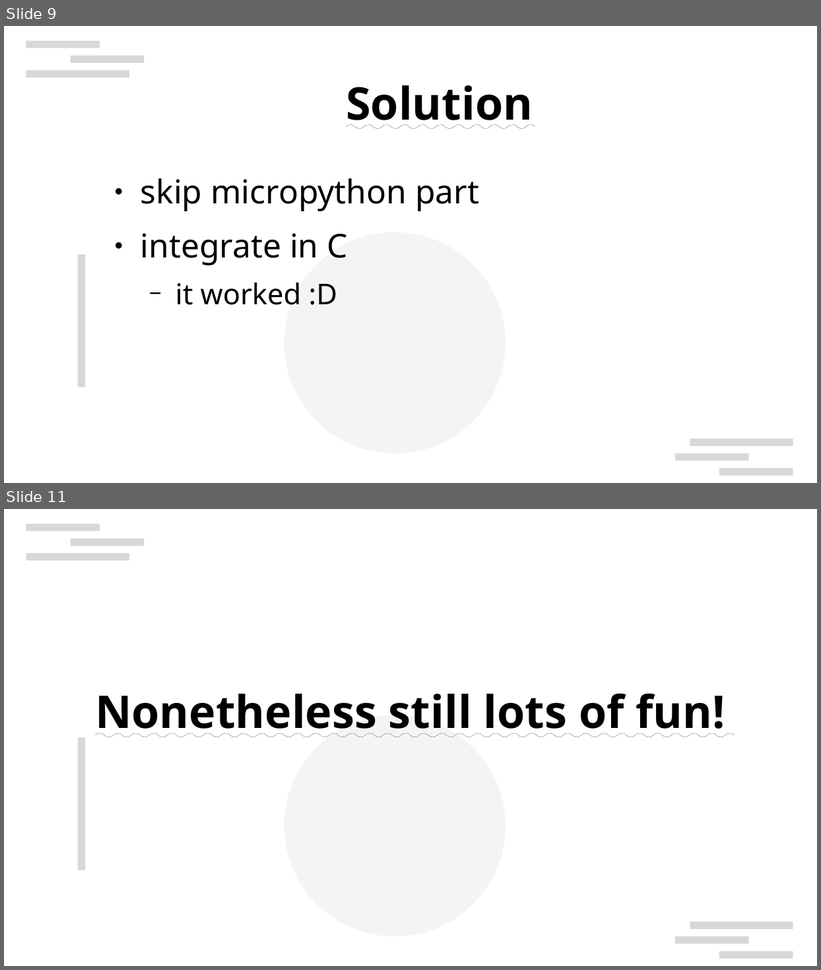
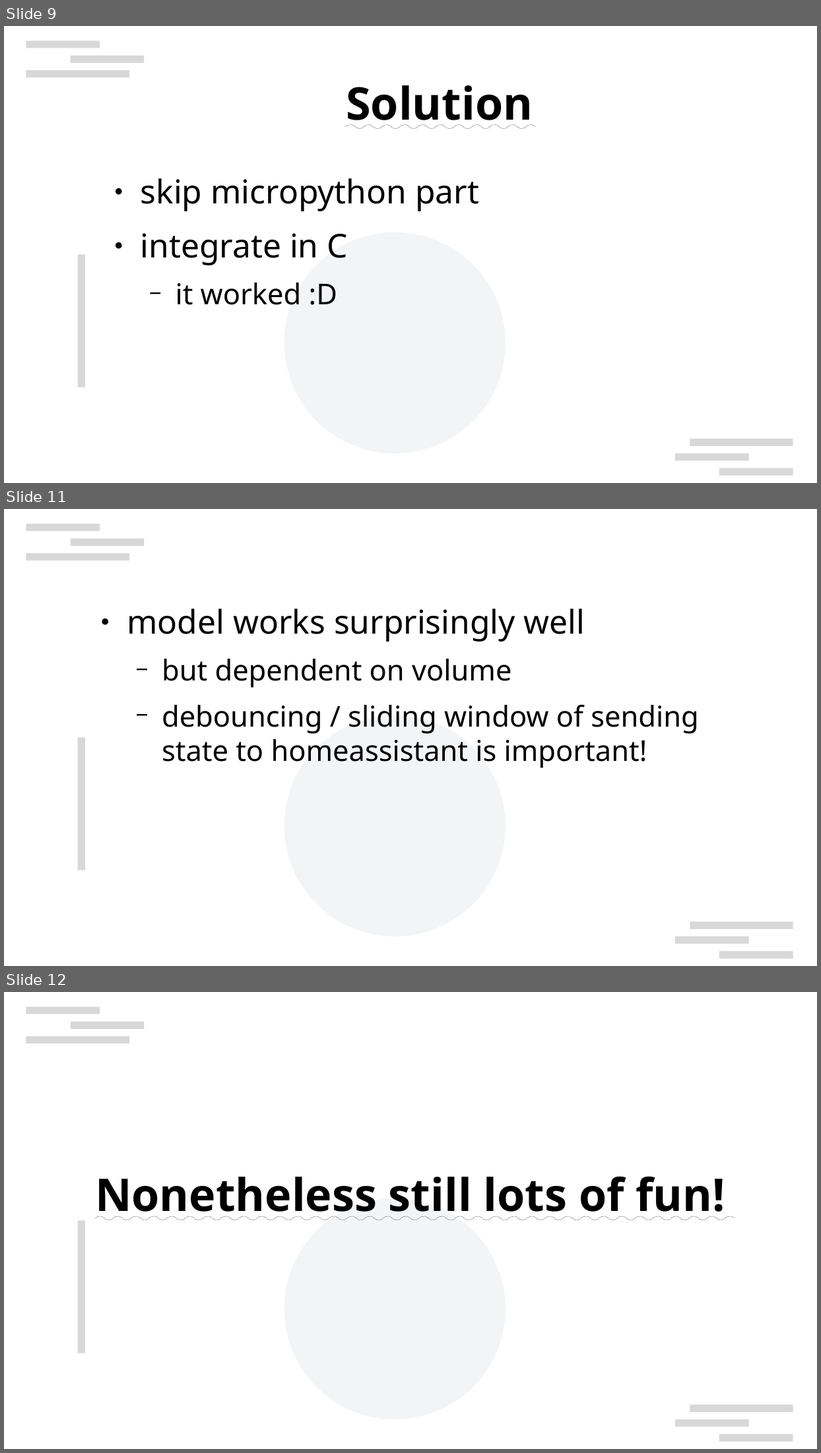
Before and after one commit to devLeitner/384.068-infineon, a slide deck: report/presentation.odp. Shown one above the other, each under a label of ours: slides 9 and 11 before the commit, slides 9, 11 and 12 after it; the slides between them are not shown. The pictures are 821x970 and 821x1453 pixels, drawn with LibreOffice and Linux fonts; fonts in the diff are those of the drawing; background and template pictures are left out. Boxes give left, top, right and bottom in pixels: in the first picture for what was removed or moved away, otherwise in the second. Text is boxed around its words. In the diff, an @@ line names an element or a change of style, - is before the commit and + after.

```diff
--- a/report/presentation.odp
+++ b/report/presentation.odp
@@ slide 11 added at (4,509,817,966), background #FFFFFF; not listed: 8 template elements that a slide beside it also shows @@
@@ text added at (127,609,699,768), 28 pt, text #000000 @@
+● model works surprisingly well
+  − but dependent on volume
+  − debouncing / sliding window of sending state to homeassistant is important!
@@ what was slide 11 is now slide 12 @@
```
Also in this commit, not shown: 3 slides changed, 2 other slides added, 2 other files.
